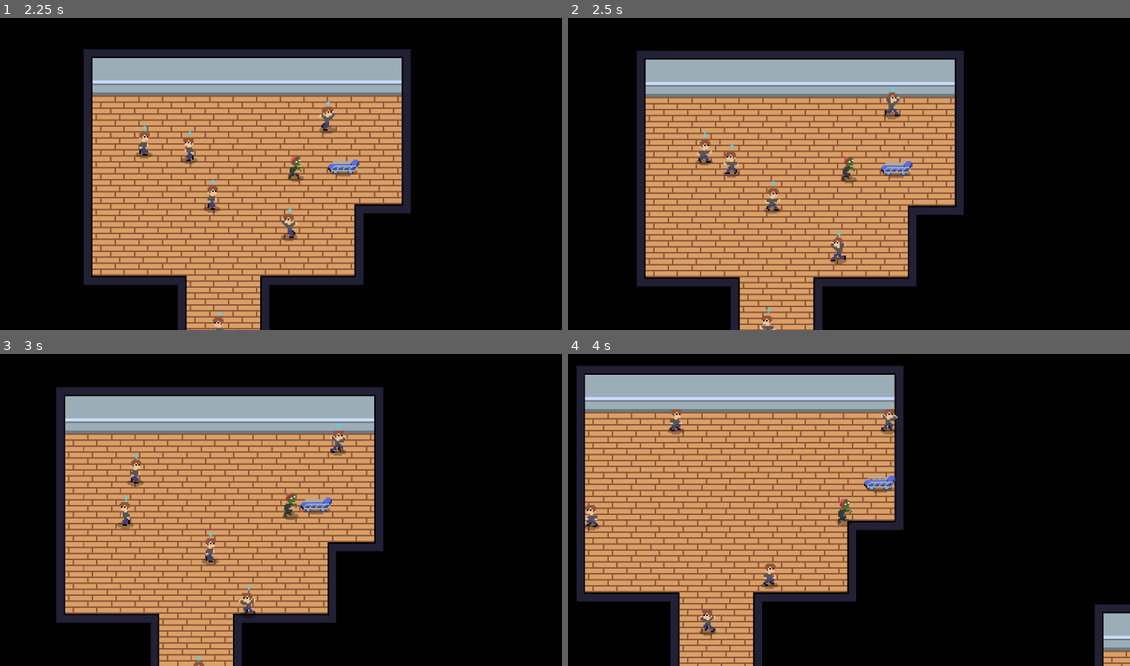
Above: before the commit, frames 1-4 (two rows, left to right).
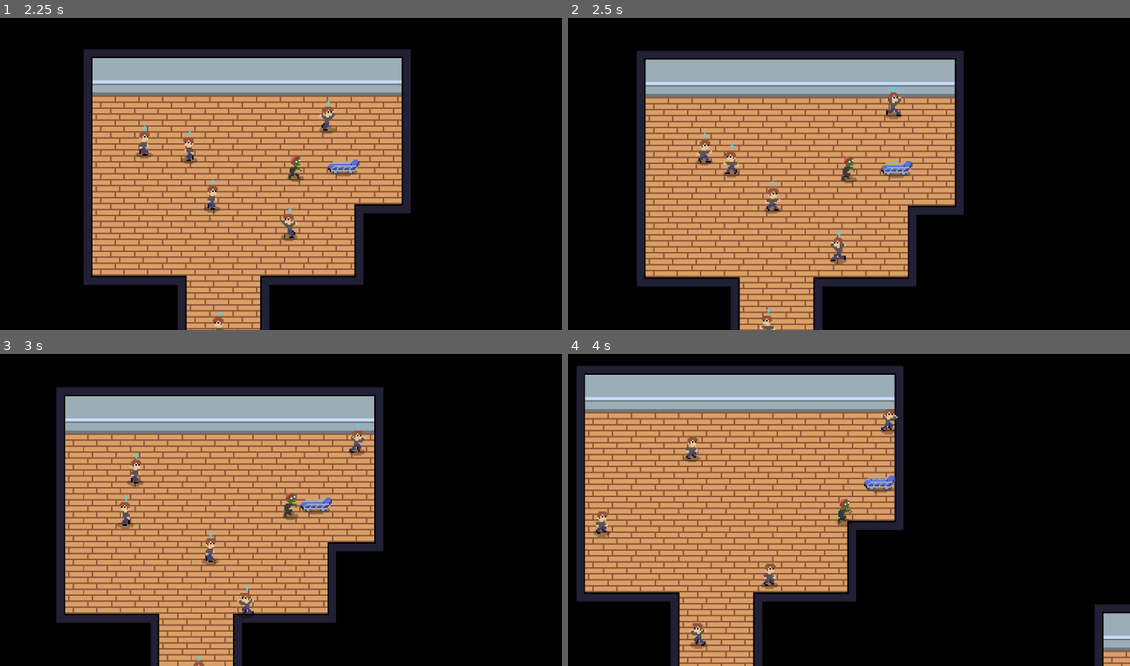
Above: after the commit, the same moments.

Repository: lucasericsson222/gmtk2024
Game: Godot game, scene res://scenes/menu.tscn
Two runs of this game, one before a commit and one after it. Both use one fixed random seed, a clock stepped at 60 frames per second and the inputs below.
Inputs (mouse positions are in pixels of both pictures, inside the frame that each line leads up to):
- Up to frame 1 (2.25 s): click "Options" at 0.5 s; click "Back" at 1.25 s; click "Play" at 2 s
- Up to frame 2 (2.5 s): no input
- Up to frame 3 (3 s): tap Enter at 2.75 s; move the mouse to (399, 488) at 2.77 s; hold Right (right) from 2.78 s (still down); hold F (throw) from 2.78 s (still down)
- Up to frame 4 (4 s): move the mouse to (730, 522) at 3.52 s; release Right (right) at 3.53 s; release F (throw) at 3.53 s; hold Down (down) from 3.53 s (still down); tap Shift (clump) at 3.6 s; tap F (throw) at 3.8 s

Frame 1 is identical in both runs. In frame 2, 0.1% of the frame differs, in the area x 56-60%, y 22-33%; in frame 3, 0.4%; in frame 4, 0.9%, in the area x 2-27%, y 17-95%.

Commit message:
music, a bug or two?, a sprite maybe?

Diff:
--- a/project.godot
+++ b/project.godot
@@ -17,6 +17,7 @@
 [autoload]
 
 AudioManager="*res://scenes/audio_manager.tscn"
+GlobalVars="*res://scripts/global_vars.gd"
 
 [display]
 
--- a/scenes/human.tscn
+++ b/scenes/human.tscn
@@ -14,6 +14,9 @@
 [sub_resource type="CircleShape2D" id="CircleShape2D_8j2rp"]
 radius = 34.0
 
+[sub_resource type="CircleShape2D" id="CircleShape2D_1y3lb"]
+radius = 10.0499
+
 [sub_resource type="AtlasTexture" id="AtlasTexture_qqsy6"]
 atlas = ExtResource("2_vf6x0")
 region = Rect2(0, 0, 16, 16)
@@ -166,12 +169,20 @@
 
 [node name="DetectionRange" type="Area2D" parent="."]
 collision_layer = 0
+metadata/_edit_lock_ = true
 
 [node name="CollisionShape2D" type="CollisionShape2D" parent="DetectionRange"]
-visible = false
 position = Vector2(2, 1)
 shape = SubResource("CircleShape2D_8j2rp")
 metadata/_edit_lock_ = true
+
+[node name="WallDetectionRange" type="Area2D" parent="."]
+collision_layer = 0
+collision_mask = 8
+
+[node name="CollisionShape2D" type="CollisionShape2D" parent="WallDetectionRange"]
+position = Vector2(2, 1)
+shape = SubResource("CircleShape2D_1y3lb")
 
 [node name="WalkTimer" type="Timer" parent="."]
 wait_time = 3.0
@@ -207,5 +218,6 @@
 
 [connection signal="body_entered" from="DetectionRange" to="." method="_on_detection_range_body_entered"]
 [connection signal="body_exited" from="DetectionRange" to="." method="_on_detection_range_body_exited"]
+[connection signal="body_entered" from="WallDetectionRange" to="." method="_on_wall_detection_range_body_entered"]
 [connection signal="timeout" from="WalkTimer" to="." method="_on_walk_timer_timeout"]
 [connection signal="timeout" from="RunTimer" to="." method="_on_run_timer_timeout"]
--- a/scenes/options_menu.tscn
+++ b/scenes/options_menu.tscn
@@ -35,9 +35,8 @@
 
 [node name="Volume" type="HSlider" parent="MarginContainer/VBoxContainer"]
 layout_mode = 2
-min_value = -80.0
+min_value = -20.0
 max_value = 0.0
-value = -40.0
 
 [node name="Controls" type="Button" parent="MarginContainer/VBoxContainer"]
 layout_mode = 2
--- a/scenes/super_zombie.tscn
+++ b/scenes/super_zombie.tscn
@@ -126,7 +126,6 @@
 [node name="AnimatedSprite2D" type="AnimatedSprite2D" parent="."]
 y_sort_enabled = true
 sprite_frames = SubResource("SpriteFrames_tsg1v")
-animation = &"death"
 autoplay = "default"
 
 [node name="CollisionShape2D" type="CollisionShape2D" parent="."]
@@ -153,3 +152,8 @@
 position = Vector2(-5.96046e-08, 7)
 scale = Vector2(1.32231, 1.41312)
 texture = ExtResource("6_jm7l6")
+
+[node name="ThrowTimer" type="Timer" parent="."]
+one_shot = true
+
+[connection signal="timeout" from="ThrowTimer" to="." method="_on_throw_timer_timeout"]
--- a/scenes/zombie.tscn
+++ b/scenes/zombie.tscn
@@ -4,7 +4,7 @@
 [ext_resource type="Texture2D" uid="uid://t1qdtdos5b74" path="res://assets/zombie.png" id="2_6ba4t"]
 [ext_resource type="Texture2D" uid="uid://ddxqu1sgebj4h" path="res://assets/zombie_healing.png" id="2_dwtkv"]
 [ext_resource type="Script" path="res://scripts/zombie_component.gd" id="3_mt8pv"]
-[ext_resource type="Texture2D" uid="uid://env2ms6k3o82" path="res://assets/zombie_falling.png" id="4_268ry"]
+[ext_resource type="Texture2D" uid="uid://cr1x0dpe4nmcs" path="res://assets/zombie_being_thrown.png" id="4_708hv"]
 [ext_resource type="PackedScene" uid="uid://bduyg67h53yn2" path="res://scenes/conversion_component.tscn" id="4_dy245"]
 [ext_resource type="PackedScene" uid="uid://cg2anyutreuc3" path="res://scenes/ascension_component.tscn" id="7_46xki"]
 [ext_resource type="Texture2D" uid="uid://bom8l8870oukw" path="res://assets/entity_shadow.png" id="7_t40xl"]
@@ -97,9 +97,9 @@
 atlas = ExtResource("2_6ba4t")
 region = Rect2(16, 32, 16, 16)
 
-[sub_resource type="AtlasTexture" id="AtlasTexture_hl5t7"]
-atlas = ExtResource("4_268ry")
-region = Rect2(16, 32, 16, 16)
+[sub_resource type="AtlasTexture" id="AtlasTexture_hopxg"]
+atlas = ExtResource("4_708hv")
+region = Rect2(0, 0, 16, 16)
 
 [sub_resource type="SpriteFrames" id="SpriteFrames_tsg1v"]
 animations = [{
@@ -181,7 +181,7 @@
 }, {
 "frames": [{
 "duration": 1.0,
-"texture": SubResource("AtlasTexture_hl5t7")
+"texture": SubResource("AtlasTexture_hopxg")
 }],
 "loop": true,
 "name": &"thrown",
--- a/scripts/audio_manager.gd
+++ b/scripts/audio_manager.gd
@@ -5,7 +5,9 @@
 }
 
 enum Songs {
-
+	MENU,
+	MAIN,
+	GAME_OVER
 }
 
 const SFX_RESOURCES := {
@@ -13,7 +15,9 @@
 }
 
 const SONG_RESOURCES := {
-
+	Songs.MENU: preload("res://audio/menu.mp3"),
+	Songs.MAIN: preload("res://audio/main.mp3"),
+	Songs.GAME_OVER: preload("res://audio/game_over.mp3")
 }
 
 func play_sfx(sfx: SoundEffects):
--- a/scripts/game_over.gd
+++ b/scripts/game_over.gd
@@ -1,4 +1,9 @@
 extends Control
+
+
+func _ready() -> void:
+	AudioManager.play_song(AudioManager.Songs.GAME_OVER)
+
 
 func _on_main_menu_pressed() -> void:
 	AudioManager.play_sfx(AudioManager.SoundEffects.MENU_BUTTON)
--- /dev/null
+++ b/scripts/global_vars.gd
@@ -0,0 +1,3 @@
+extends Node
+
+var main_menu_music_playing = false
--- a/scripts/human.gd
+++ b/scripts/human.gd
@@ -16,6 +16,7 @@
 func _ready():
 	speed = WALKING_SPEED
 	_on_walk_timer_timeout()
+	motion_mode = MOTION_MODE_FLOATING
 	pass
 
 var run_timer_freed = false
@@ -32,6 +33,7 @@
 	if not is_instance_valid(zombie):
 		zombie = null
 		state_chase = false
+
 	if state_chase:
 		new_direction = position - zombie.position + Vector2(randf_range(-0.3, 0.3), randf_range(-0.3, 0.3))
 		new_direction = new_direction.normalized()
@@ -81,3 +83,9 @@
 		return
 	$RunTimer.wait_time = 3.5 + randf_range(-1, 1)
 	$RunTimer.start()
+
+
+func _on_wall_detection_range_body_entered(body: Node2D) -> void:
+	old_direction = direction
+	new_direction = position - body.position + Vector2(randf_range(-0.5, 0.5), randf_range(-0.5, 0.5))
+	new_direction = new_direction.normalized()
--- a/scripts/menu.gd
+++ b/scripts/menu.gd
@@ -1,9 +1,16 @@
 extends Control
+
+
+func _ready() -> void:
+	if not GlobalVars.main_menu_music_playing:
+		AudioManager.play_song(AudioManager.Songs.MENU)
+	GlobalVars.main_menu_music_playing = true
 
 
 func _on_play_pressed() -> void:
 	AudioManager.play_sfx(AudioManager.SoundEffects.MENU_BUTTON)
 	get_tree().change_scene_to_file("res://scenes/world.tscn")
+	GlobalVars.main_menu_music_playing = true
 
 
 func _on_options_pressed() -> void:
--- a/scripts/options_menu.gd
+++ b/scripts/options_menu.gd
@@ -2,7 +2,10 @@
 
 
 func _ready() -> void:
-	$MarginContainer/VBoxContainer/Volume.value = AudioServer.get_bus_volume_db(0)
+	if AudioServer.is_bus_mute(0):
+		$MarginContainer/VBoxContainer/Volume.value = -20
+	else:
+		$MarginContainer/VBoxContainer/Volume.value = AudioServer.get_bus_volume_db(0)
 
 
 func _on_back_pressed() -> void:
@@ -11,8 +14,11 @@
 
 
 func _on_volume_value_changed(value: float) -> void:
-	AudioServer.set_bus_volume_db(AudioServer.get_bus_index("Master"), value)
-	AudioManager.play_sfx(AudioManager.SoundEffects.MENU_BUTTON)
+	if value == -20:
+		AudioServer.set_bus_mute(0, true)
+	else:
+		AudioServer.set_bus_mute(0, false)
+		AudioServer.set_bus_volume_db(0, value)
 
 
 func _on_controls_pressed() -> void:
--- a/scripts/super_zombie.gd
+++ b/scripts/super_zombie.gd
@@ -27,6 +27,7 @@
 		var zombies = get_tree().get_nodes_in_group("throwable_zombie")
 		if target == null:
 			if zombies.size() > 0:
+				$ThrowTimer.start()
 				var closest = zombies[0]
 				var min_dist = INF
 				for zombie: Node2D in zombies:
@@ -54,3 +55,6 @@
 	if state == ASCENDING:
 		return
 	move_and_slide()
+
+func _on_throw_timer_timeout() -> void:
+	state = NORMAL
--- a/scripts/world.gd
+++ b/scripts/world.gd
@@ -2,6 +2,10 @@
 
 var paused = false
 @onready var pause_menu: Control = $Camera/PauseMenu
+
+
+func _ready() -> void:
+	AudioManager.play_song(AudioManager.Songs.MAIN)
 
 
 # Called every frame. 'delta' is the elapsed time since the previous frame.
Binary file added: assets/zombie_being_thrown.png
Not shown, added: assets/zombie_being_thrown.png.import
Not shown, added: audio/game_over.mp3.import
Not shown, added: audio/main.mp3.import
Not shown, added: audio/menu.mp3.import
Not shown, added: audio/waltz.mp3.import
Not shown: 1 places in scenes/game_over.tscn that only renumber resources
Not shown: 1 places in scenes/human.tscn that only renumber resources
Not shown: 1 places in scenes/menu.tscn that only renumber resources
Not shown: 1 places in scenes/pause_menu.tscn that only renumber resources
Not shown, added: audio/game_over.mp3
Not shown, added: audio/main.mp3
(and 1 more such lines)
